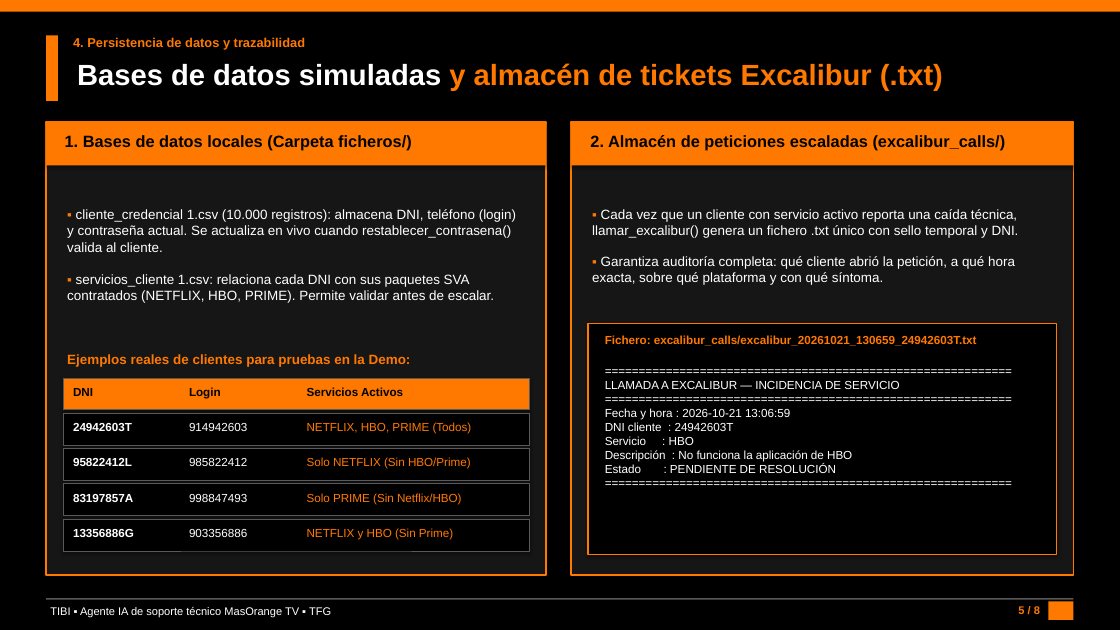
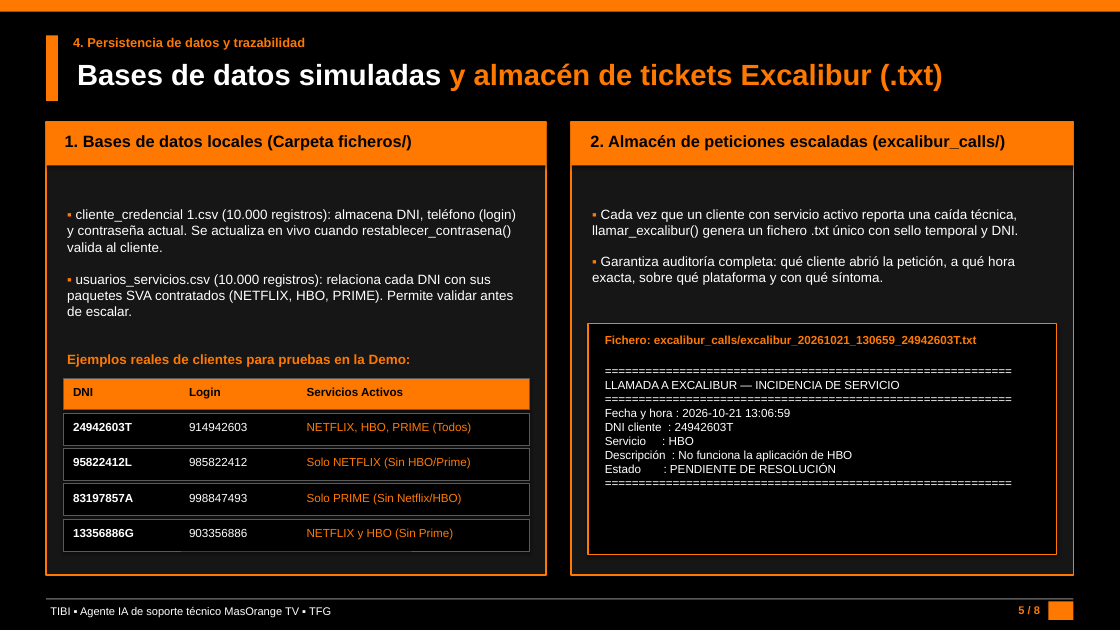
Before and after one commit to DanielBraun11/TIBI_AgenteIA, a slide deck: slide 5 of Presentacion_TFG_TIBI_Orange.pptx. Drawn at 1120x630 pixels with LibreOffice and Linux fonts; fonts in the diff are those of the drawing. Boxes give left, top, right and bottom in pixels: in the first picture for what was removed or moved away, otherwise in the second. Text is boxed around its words. In the diff, an @@ line names an element or a change of style, - is before the commit and + after.

```diff
--- a/Presentacion_TFG_TIBI_Orange.pptx
+++ b/Presentacion_TFG_TIBI_Orange.pptx
@@ text at bbox=[67, 274, 513, 316]: text changed @@
-▪ servicios_cliente 1.csv: relaciona cada DNI con sus paquetes SVA contratados (NETFLIX, HBO, PRIME). Permite validar antes de escalar.
+▪ usuarios_servicios.csv (10.000 registros): relaciona cada DNI con sus paquetes SVA contratados (NETFLIX, HBO, PRIME). Permite validar antes de escalar.
```
Also in this commit, not shown: 3 other slides changed, 2 other files.
